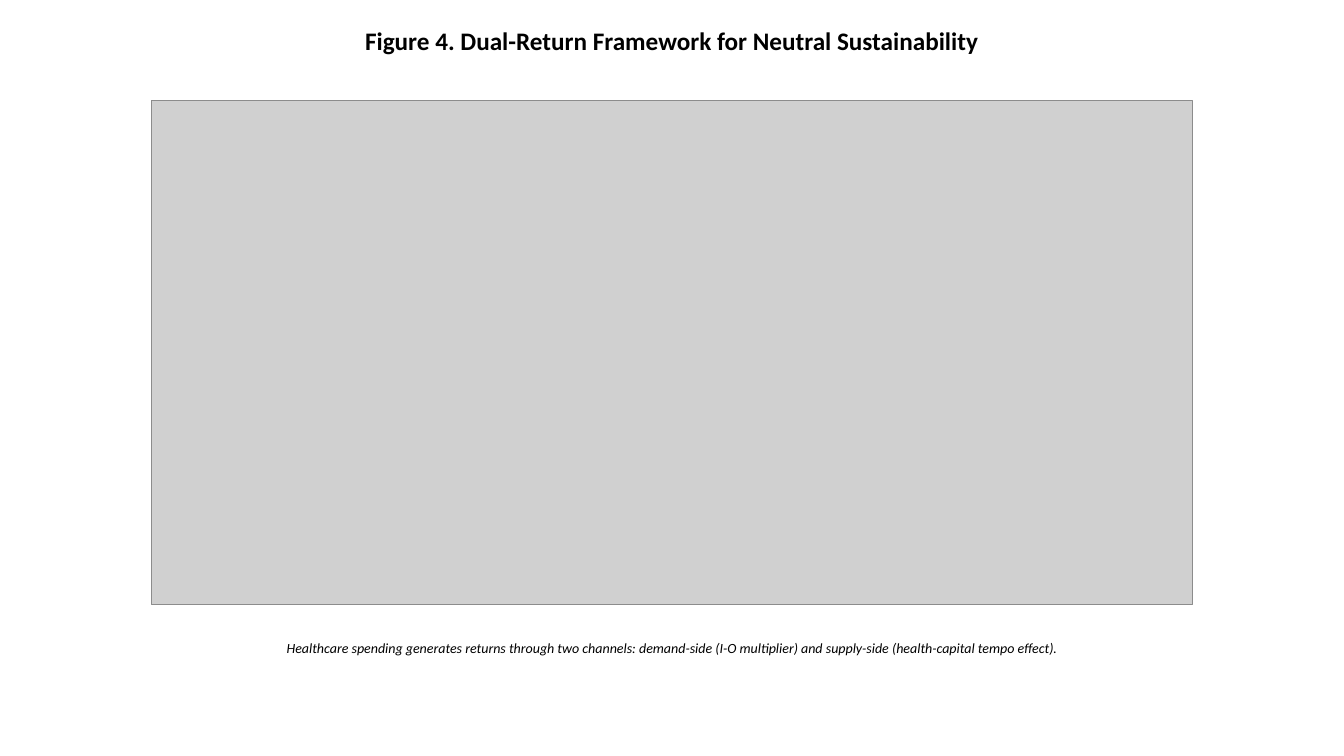
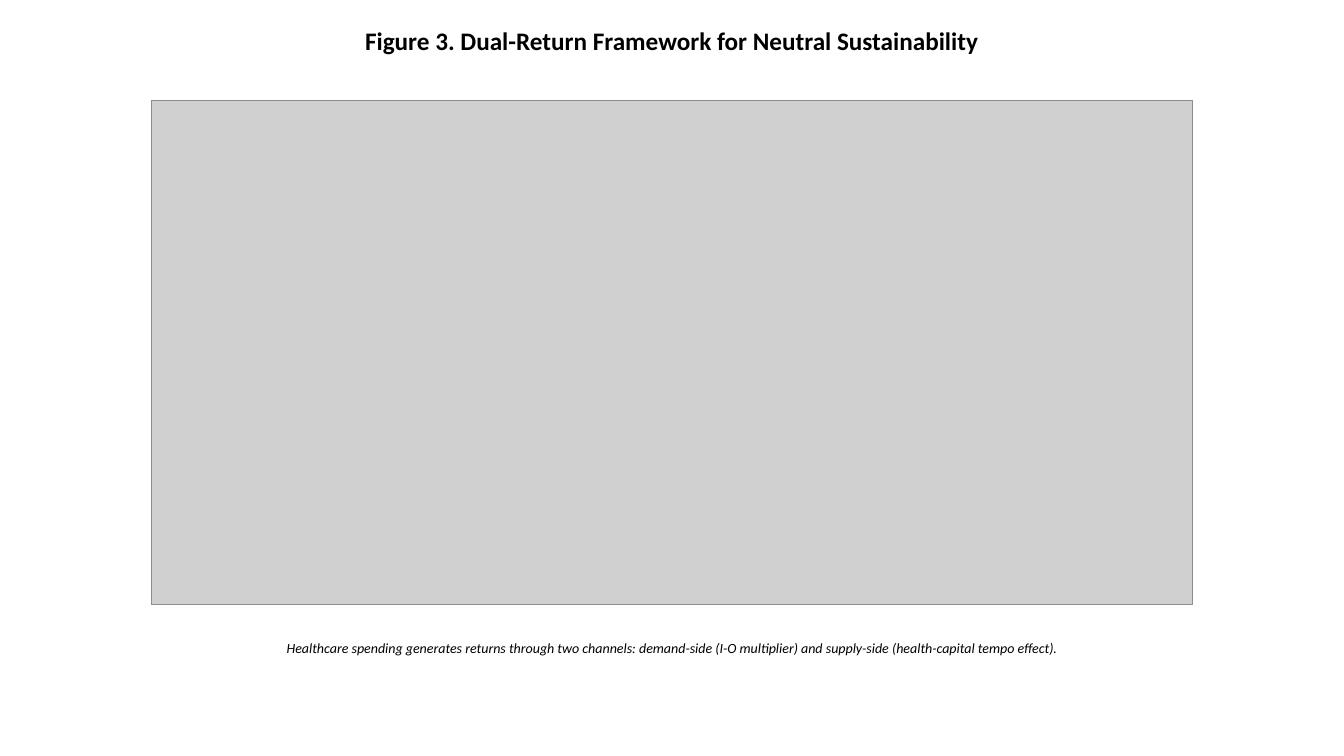
Before and after one commit to bougtoir/kotha-rct-decomposition, a slide deck: slide 3 of healthcare_economic_effect/output/pptx/Healthcare_Economic_Effect_Figures_EN.pptx (slide 4 before the commit). Drawn at 1344x756 pixels with LibreOffice and Linux fonts; fonts in the diff are those of the drawing; grey boxes stand for pictures. Boxes give left, top, right and bottom in pixels: in the first picture for what was removed or moved away, otherwise in the second. Text is boxed around its words. In the diff, an @@ line names an element or a change of style, - is before the commit and + after.

```diff
--- a/healthcare_economic_effect/output/pptx/Healthcare_Economic_Effect_Figures_EN.pptx
+++ b/healthcare_economic_effect/output/pptx/Healthcare_Economic_Effect_Figures_EN.pptx
@@ text at (x1=365, y1=32, x2=978, y2=55): text changed @@
-Figure 4. Dual-Return Framework for Neutral Sustainability
+Figure 3. Dual-Return Framework for Neutral Sustainability
```
Also in this commit, not shown: 4 other slides changed, 18 other files.
